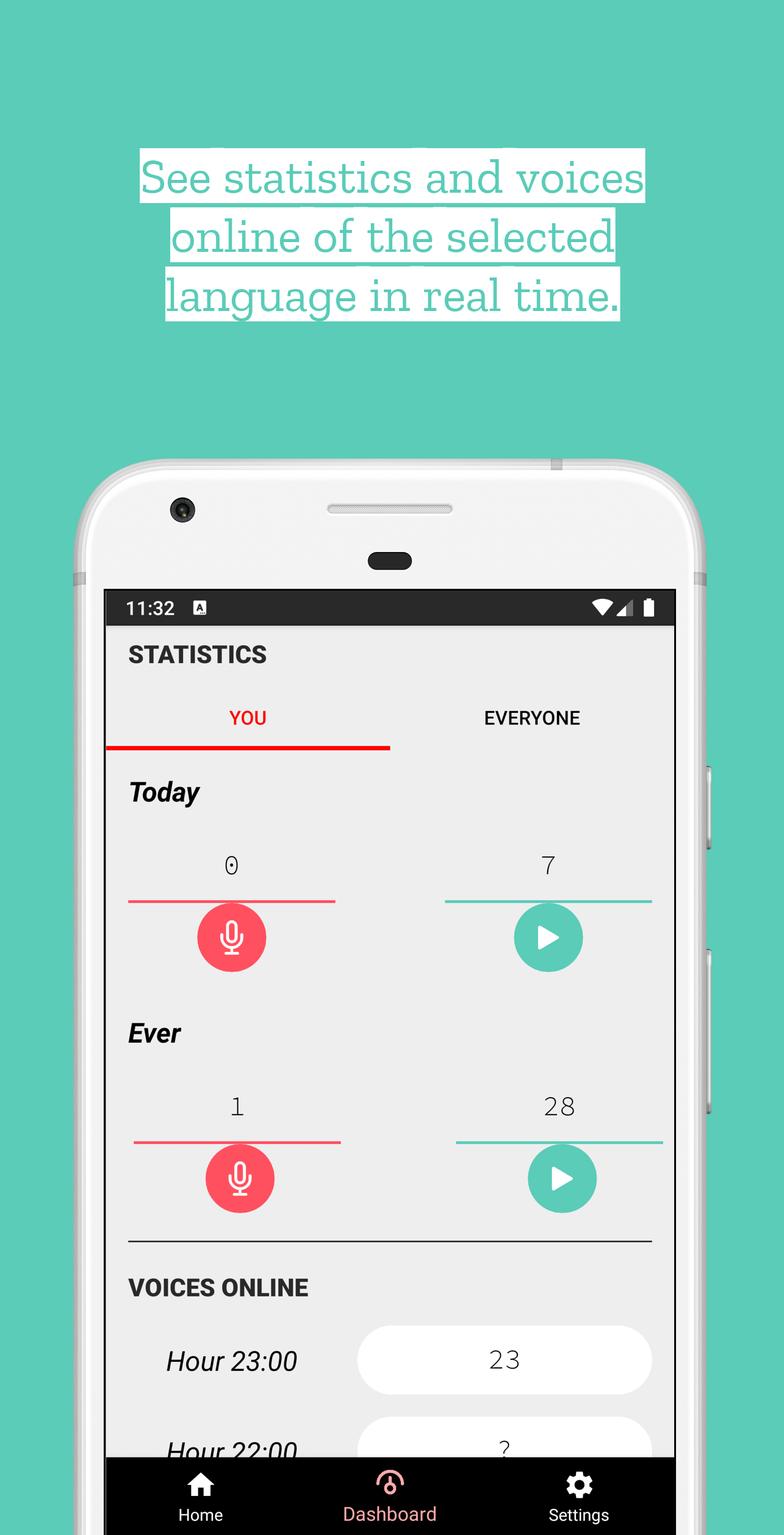
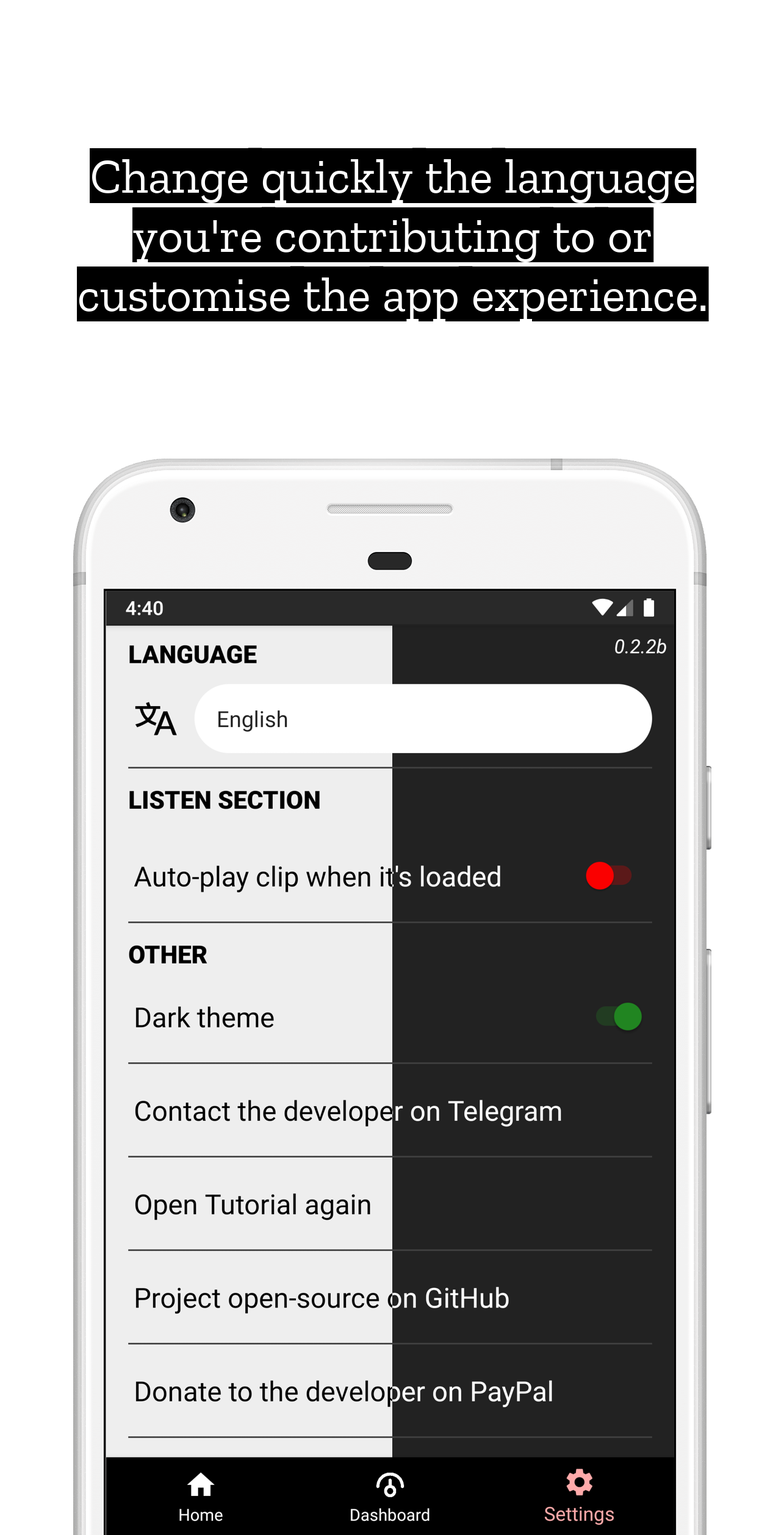
Comparing the layer stacks of the two 784 x 1535 images. Changes:
painted on "Image" over [73, 458, 675, 1535]
painted on "Text" over [76, 147, 709, 322]
painted on "Background" over [0, 0, 784, 1535]
